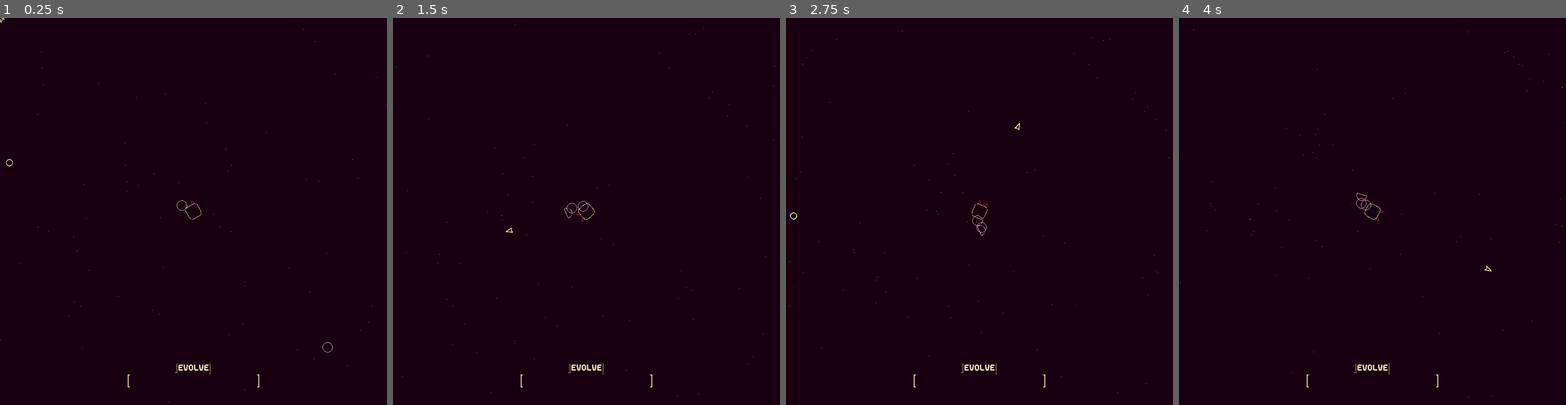
Above: before the commit, frames 1-4 (left to right).
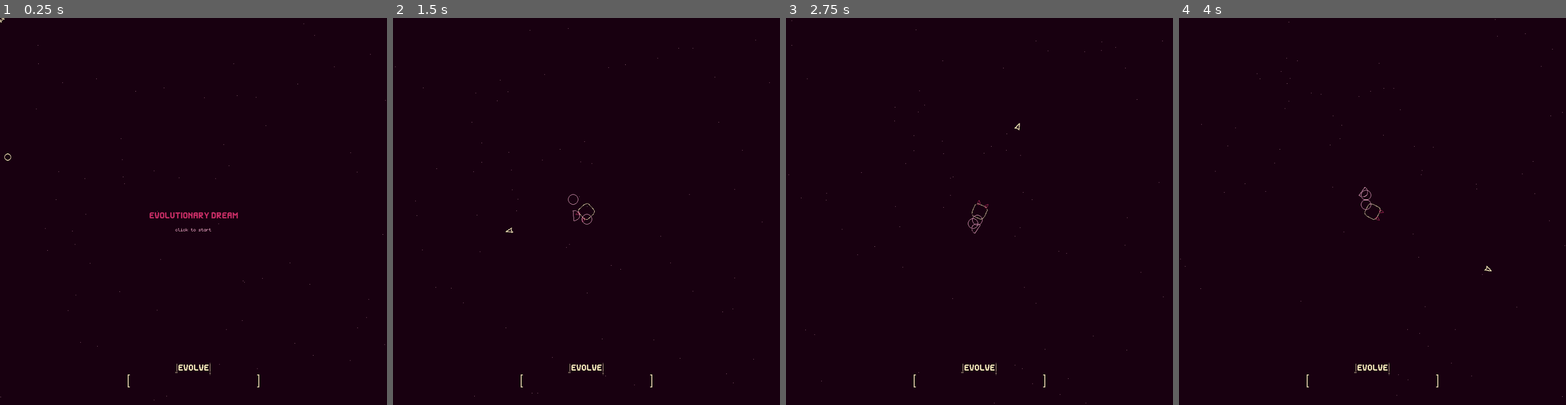
Above: after the commit, the same moments.

Repository: TitouanCh/Evolutionary-Dream-Game
Game: Godot game, scene res://scenes/flask.tscn
Same seed, same stepped clock (60 frames per second), same inputs: the game is played once before the commit and once after it. Sound files missing from this copy of the repository are replaced by a short silence.
Inputs (mouse positions are in pixels of both pictures, inside the frame that each line leads up to):
- Up to frame 1 (0.25 s): no input
- Up to frame 2 (1.5 s): tap Enter at 0.5 s; move the mouse to (671, 192) at 0.52 s; click (671, 192) at 0.6 s; move the mouse to (509, 230) at 1.27 s; click (509, 230) at 1.35 s
- Up to frame 3 (2.75 s): move the mouse to (1018, 126) at 2.02 s; click (1018, 126) at 2.1 s
- Up to frame 4 (4 s): move the mouse to (1353, 288) at 2.77 s; click (1353, 288) at 2.85 s; move the mouse to (1488, 269) at 3.52 s; click (1488, 269) at 3.6 s

The runs differ from the first frame. In frame 1, 0.4% of the frame differs, in the area x 0-100%, y 1-100%; in frame 2, 0.1%; in frame 3, 0.1%; in frame 4, 0.1%.

Commit message:
final gamejam commit

Diff:
--- /dev/null
+++ b/scenes/audioManager.tscn
@@ -0,0 +1,17 @@
+[gd_scene load_steps=3 format=2]
+
+[ext_resource path="res://scripts/audioManager.gd" type="Script" id=1]
+[ext_resource path="res://music/gogo.wav" type="AudioStream" id=2]
+
+[node name="audioManager" type="Node2D"]
+script = ExtResource( 1 )
+
+[node name="music" type="AudioStreamPlayer" parent="."]
+stream = ExtResource( 2 )
+volume_db = -2.0
+autoplay = true
+
+[node name="sound" type="AudioStreamPlayer" parent="."]
+volume_db = -12.0
+
+[connection signal="finished" from="music" to="." method="_on_music_finished"]
--- a/scenes/main.tscn
+++ b/scenes/main.tscn
@@ -26,8 +26,10 @@
 [ext_resource path="res://sprites/evolve_text/evolveC3.png" type="Texture" id=24]
 [ext_resource path="res://sprites/evolve_text/evolveC6.png" type="Texture" id=25]
 [ext_resource path="res://sprites/evolve_text/evolveC5.png" type="Texture" id=26]
-[ext_resource path="res://fonts/cell_font.ttf" type="DynamicFontData" id=27]
+[ext_resource path="res://scenes/audioManager.tscn" type="PackedScene" id=27]
 [ext_resource path="res://scenes/DNAmenu.tscn" type="PackedScene" id=28]
+[ext_resource path="res://etc/theme.tres" type="Theme" id=29]
+[ext_resource path="res://etc/monotheme.tres" type="Theme" id=30]
 
 [sub_resource type="SpriteFrames" id=2]
 animations = [ {
@@ -46,16 +48,6 @@
 "name": "regular",
 "speed": 5.0
 } ]
-
-[sub_resource type="RectangleShape2D" id=1]
-extents = Vector2( 1500, 10 )
-
-[sub_resource type="DynamicFont" id=3]
-extra_spacing_top = 20
-font_data = ExtResource( 27 )
-
-[sub_resource type="Theme" id=4]
-default_font = SubResource( 3 )
 
 [node name="main" type="Node2D"]
 
@@ -77,6 +69,27 @@
 [node name="player" parent="." instance=ExtResource( 1 )]
 position = Vector2( 3000, 3000 )
 
+[node name="title" type="RichTextLabel" parent="player"]
+modulate = Color( 0.776471, 0.180392, 0.396078, 1 )
+margin_left = -400.0
+margin_right = 400.0
+margin_bottom = 800.0
+theme = ExtResource( 29 )
+bbcode_enabled = true
+bbcode_text = "[center]evolutionary dream[/center]"
+text = "evolutionary dream"
+
+[node name="description" type="RichTextLabel" parent="player"]
+modulate = Color( 0.976471, 0.701961, 0.819608, 1 )
+margin_left = -400.0
+margin_top = 35.0
+margin_right = 400.0
+margin_bottom = 835.0
+theme = ExtResource( 30 )
+bbcode_enabled = true
+bbcode_text = "[center]click to start[/center]"
+text = "click to start"
+
 [node name="levelManager" parent="." instance=ExtResource( 2 )]
 
 [node name="biome" parent="." instance=ExtResource( 3 )]
@@ -87,24 +100,18 @@
 [node name="sprite" type="Sprite" parent="cursor"]
 texture = ExtResource( 4 )
 
-[node name="wall_test" type="StaticBody2D" parent="."]
-position = Vector2( 1500, -10 )
-
-[node name="collision_shape" type="CollisionShape2D" parent="wall_test"]
-shape = SubResource( 1 )
-
-[node name="RichTextLabel" type="RichTextLabel" parent="."]
-margin_right = 166.0
-margin_bottom = 40.0
-theme = SubResource( 4 )
-bbcode_text = "check"
-text = "check"
-__meta__ = {
-"_edit_use_anchors_": false
-}
-
 [node name="DNAmenu" parent="." instance=ExtResource( 28 )]
 visible = false
+
+[node name="background" type="Node2D" parent="."]
+z_index = -1
+
+[node name="rect" type="ColorRect" parent="background"]
+margin_right = 16384.0
+margin_bottom = 16384.0
+mouse_filter = 2
+
+[node name="audioManager" parent="." instance=ExtResource( 27 )]
 
 [connection signal="animation_finished" from="evolve_text" to="evolve_text" method="_on_evolve_text_animation_finished"]
 [connection signal="mouse_entered" from="evolve_text/evolve_button" to="evolve_text" method="_on_evolve_button_mouse_entered"]
--- /dev/null
+++ b/scripts/audioManager.gd
@@ -0,0 +1,17 @@
+extends Node2D
+
+var eat = preload("res://sounds/eat.wav")
+var knock = preload("res://sounds/knock.wav")
+
+func play_knock():
+	$sound.stream = knock
+	$sound.pitch_scale = randf()/2 + 0.75
+	$sound.play()
+
+func play_eat():
+	$sound.stream = eat
+	$sound.pitch_scale = randf()/2 + 0.75
+	$sound.play()
+
+func _on_music_finished():
+	$music.play()
--- a/scripts/biomeManager.gd
+++ b/scripts/biomeManager.gd
@@ -7,11 +7,12 @@
 onready var player = get_parent().get_node("player")
 onready var levelManager = get_parent().get_node("levelManager")
 onready var cursor = get_parent().get_node("cursor")
+onready var background = get_parent().get_node("background")
 
 var colors = false
 
 func set_background_color(p):
-	VisualServer.set_default_clear_color(p[0])
+	background.modulate = p[0]
 
 func establish_palette():
 	OrganismUtilities.recolor(player, current_palette, player.body_sprite, player.neutral_sprites, player.tail, player.fangs)
--- a/scripts/evolve_text.gd
+++ b/scripts/evolve_text.gd
@@ -46,5 +46,5 @@
 		cursor.change_cursor(1)
 
 func _on_evolve_button_pressed():
-	if true: #self.animation == "complete" or self.animation == "transition":
+	if self.animation == "complete" or self.animation == "transition":
 		DNAmenu.choose_upgrade()
--- a/scripts/levelManager.gd
+++ b/scripts/levelManager.gd
@@ -1,6 +1,7 @@
 extends Node2D
 
 onready var player = get_parent().get_node("player")
+onready var soundmanager = get_parent().get_node("audioManager")
 
 var once = false
 
@@ -22,6 +23,9 @@
 var npcInstances = [0]
 var npcScene = preload("res://scenes/npc.tscn")
 
+var border_sprites = []
+var border_texture = preload("res://sprites/32Border.png")
+
 var currents = []
 var currents_resolution = 64
 var current_force = 40
@@ -37,6 +41,7 @@
 	setup_food_sprites(64, foodText)
 	setup_debris_sprites(128, debrisText)
 	setup_explosion_systems(8)
+	setup_border_sprites(58)
 	setup_npcs(8)
 
 	spawn_food_randomly(600, food, Vector2(0, 16384), Vector2(0, 16384))
@@ -47,13 +52,18 @@
 
 func progress(n):
 	depth += n
-	if depth == 1:
+	current_force += 5
+	if depth % 6 == 1:
 		spawn_npcs_randomly(100, npc, Vector2(0, 16384), Vector2(0, 16384), "agccgtt")
 		spawn_npcs_randomly(10, npc, Vector2(0, 16384), Vector2(0, 16384), "atgcatgctccaaatt")
-	if depth == 3:
+	if depth % 6 == 3:
 		spawn_food_randomly(600, food, Vector2(0, 16384), Vector2(0, 16384))
-	if depth == 4:
+	if depth % 6 == 4:
 		spawn_npcs_randomly(60, npc, Vector2(0, 16384), Vector2(0, 16384), "atgcatgctccaaatt")
+	if depth % 12 == 11:
+		spawn_npcs_randomly(20, npc, Vector2(0, 16384), Vector2(0, 16384), "atgcatgctccaaattgcggggcgttttcc")
+	if depth % 6 == 5:
+		spawn_npcs_randomly(1, npc, Vector2(0, 16384), Vector2(0, 16384), "atgcatgctccaaatttatatttcctcctcctcctcctccgcggggcgtttgcatgg")
 
 func _process(delta):
 	if !Global.paused:
@@ -63,6 +73,7 @@
 		handle_food(delta, food)
 		handle_npc(delta, npc, food)
 		handle_debris(delta, debris)
+		handle_border(border_sprites)
 
 		player.linear_velocity += get_current(currents, currents_resolution, player.position) * current_force * delta
 		update()
@@ -99,6 +110,15 @@
 		npcInstances.append(a)
 		a.set_active(false)
 		OrganismUtilities.recolor(a, palette, a.body_sprite, a.neutral_sprites, a.tail, a.fangs)
+
+func setup_border_sprites(n):
+	for i in range(n):
+		var a = Sprite.new()
+		self.add_child(a)
+		border_sprites.append(a)
+		a.modulate = palette[0]
+		a.texture = border_texture
+		a.z_index = -1
 
 func handle_food(d, f):
 	var idx_remove_list = []
@@ -124,6 +144,7 @@
 					if foodSprites[j].position == f[i]:
 						foodSprites[j].visible = false
 				idx_remove_list.append(i)
+				soundmanager.play_eat()
 				entity.belly += 1
 				entity.fang_speed += 40
 				explosionSystems[0] += 1
@@ -150,6 +171,43 @@
 				debrisSprites[0] = 0
 		else:
 			f[i] = Vector2(randf() * 4000 - 2000 + player.position.x, randf() * 4000 - 2000 + player.position.y)
+
+func handle_border(f):
+	if player.position.x < 900:
+		for i in range(0, 29):
+			border_sprites[i].position = Vector2(-16, player.position.y - 450 + i * 32)
+
+			if border_sprites[i].position.y < -16 or border_sprites[i].position.y > 16384 + 16:
+					border_sprites[i].visible = false
+			else:
+				border_sprites[i].visible = true
+
+	if player.position.x > 16384 - 900:
+		for i in range(0, 29):
+			border_sprites[i].position = Vector2(16384 + 16, player.position.y - 450 + i * 32)
+
+			if border_sprites[i].position.y < -16 or border_sprites[i].position.y > 16384 + 16:
+					border_sprites[i].visible = false
+			else:
+				border_sprites[i].visible = true
+
+	if player.position.y < 900:
+		for i in range(29, 58):
+			border_sprites[i].position = Vector2(player.position.x - 450 + (i - 29) * 32, -16)
+
+			if border_sprites[i].position.x < -16 or border_sprites[i].position.x > 16384 + 16:
+				border_sprites[i].visible = false
+			else:
+				border_sprites[i].visible = true
+
+	if player.position.y > 16384 - 900:
+		for i in range(29, 58):
+			border_sprites[i].position = Vector2(player.position.x - 450 + (i - 29) * 32, 16384 + 16)
+
+			if border_sprites[i].position.x < -16 or border_sprites[i].position.x > 16384 + 16:
+				border_sprites[i].visible = false
+			else:
+				border_sprites[i].visible = true
 
 func spawn_food_randomly(n, f, xbor, ybor):
 	for i in range(n):
@@ -229,6 +287,9 @@
 		explosionSystems[i].modulate = p[2]
 	for i in range(1, len(npcInstances)):
 		OrganismUtilities.recolor(npcInstances[i], p, npcInstances[i].body_sprite, npcInstances[i].neutral_sprites, npcInstances[i].tail, npcInstances[i].fangs)
+	for i in range(1, len(border_sprites)):
+		border_sprites[i].modulate = p[0]
+
 
 func make_currents(size = 10):
 	var currents_table = []
@@ -257,22 +318,26 @@
 	return currents_table
 
 func get_current(c, r, pos):
-	var a2 = int(pos.x) % r + (pos.x - int(pos.x))
-	var a1 = r - a2
-#
-#	var x = c[floor(pos.x/r)].x * a1 + c[ceil(pos.x/r)].x * a2
-
-	var b2 = int(pos.y) % r + (pos.y - int(pos.y))
-	var b1 = r - b2
-
-#	var y = c[floor(pos.y/r)].y * b1 + c[ceil(pos.y/r)].y * b2
-
-	var v1 = c[floor(pos.y/r)][floor(pos.x/r)] * (b1 + a1)
-	var v2 = c[ceil(pos.y/r)][floor(pos.x/r)] * (b2 + a1)
-	var v3 = c[floor(pos.y/r)][ceil(pos.x/r)] * (b1 + a2)
-	var v4 = c[ceil(pos.y/r)][ceil(pos.x/r)] * (b2 + a2)
-
-	return (v1 + v2 + v3 + v4) / (b1 + b1 + b2 + b2 + a1 + a1 + a2 + a2)
+	if pos.x < 16384 and pos.x > 0 and pos.y < 16384 and pos.y > 0:
+		var a2 = int(pos.x) % r + (pos.x - int(pos.x))
+		var a1 = r - a2
+	#
+	#	var x = c[floor(pos.x/r)].x * a1 + c[ceil(pos.x/r)].x * a2
+
+		var b2 = int(pos.y) % r + (pos.y - int(pos.y))
+		var b1 = r - b2
+
+	#	var y = c[floor(pos.y/r)].y * b1 + c[ceil(pos.y/r)].y * b2
+
+		var v1 = c[floor(pos.y/r)][floor(pos.x/r)] * (b1 + a1)
+		var v2 = c[ceil(pos.y/r)][floor(pos.x/r)] * (b2 + a1)
+		var v3 = c[floor(pos.y/r)][ceil(pos.x/r)] * (b1 + a2)
+		var v4 = c[ceil(pos.y/r)][ceil(pos.x/r)] * (b2 + a2)
+
+		return (v1 + v2 + v3 + v4) / (b1 + b1 + b2 + b2 + a1 + a1 + a2 + a2)
+
+	else:
+		return Vector2.ZERO
 
 func draw_currents(c, r):
 	for y in range(len(currents)):
--- a/scripts/npc.gd
+++ b/scripts/npc.gd
@@ -3,6 +3,9 @@
 var target = Vector2.ZERO
 
 onready var levelManager = get_parent()
+
+func _ready():
+	soundmanager = get_parent().get_parent().get_node("audioManager")
 
 func _once():
 	make_from_genome(DNA)
--- a/scripts/organism.gd
+++ b/scripts/organism.gd
@@ -14,6 +14,8 @@
 var set_health = health
 var armor = 0
 var attack = 10
+
+var soundmanager
 
 var belly = 0
 
@@ -93,6 +95,7 @@
 		health = 0
 
 func knock(from, force):
+	soundmanager.play_knock()
 	linear_velocity += (self.position - from) * force
 
 func make_from_genome(dna):
@@ -102,6 +105,12 @@
 	for i in range(OrganismUtilities.count_gene(dna, "tcc")):
 		OrganismUtilities.create_tail_obj(self, tail, load("res://sprites/24Circle.png"), 0)
 		accel += 1
+
+	# Armored tail gene : cct
+	for i in range(OrganismUtilities.count_gene(dna, "cct")):
+		OrganismUtilities.create_tail_obj(self, tail, load("res://sprites/24Square.png"), 2)
+		armor += 5
+		accel += 0.1
 
 	# Teeth I : atgca
 	if OrganismUtilities.read_gene(dna, "atgca"):
--- a/scripts/organismUtilities.gd
+++ b/scripts/organismUtilities.gd
@@ -88,6 +88,8 @@
 		# Rotation ---
 		if tail_list[i][1][1] == 1:
 			tail_list[i][0].rotation = lerp_angle(tail_list[i][0].rotation, tail_list[i][1][0].angle(), delta * this.turnAccel)
+		if tail_list[i][1][1] == 2:
+			tail_list[i][0].rotation = lerp_angle(tail_list[i][0].rotation, this.fang_Ttime, delta * this.turnAccel * 5)
 
 static func handle_whiskers(this, whisker_list, whisker_force, delta):
 	for i in range(len(whisker_list)):
--- a/scripts/playerV2.gd
+++ b/scripts/playerV2.gd
@@ -1,33 +1,47 @@
 extends Organism
+
+var on = false
 
 func _ready():
 	type = 'player'
 	DNA = "atgcatgc"
+	soundmanager = get_parent().get_node("audioManager")
 
 func _once():
 	make_from_genome(DNA)
 
 func _process(delta):
-	if !Global.paused:
-		if !once:
-			_once()
-			once = true
-		update()
+	if Input.is_action_just_pressed("left_click") and !on:
+		on = true
+		$title.queue_free()
+		$description.queue_free()
 
-		scaleInfo = OrganismUtilities.handle_scaling(self, scaleInfo, body_sprite, tail, delta)
+	if on:
+		if !Global.paused:
+			if !once:
+				_once()
+				once = true
+			update()
+
+			scaleInfo = OrganismUtilities.handle_scaling(self, scaleInfo, body_sprite, tail, delta)
+
+	if set_health < 1:
+		get_tree().reload_current_scene()
 
 func _physics_process(delta):
-	if !Global.paused:
-		var mousePosition = get_global_mouse_position() - self.global_position
+	if on:
+		if !Global.paused:
+			var mousePosition = get_global_mouse_position() - self.global_position
 
-		linear_velocity = OrganismUtilities.move_toward_target(self, mousePosition, linear_velocity, accel, turnAccel, friction, delta)
-		OrganismUtilities.handle_tail(self, tail, linear_velocity, 0.13, 8, 0.85, Ttime, delta)
-		OrganismUtilities.handle_whiskers(self, whiskers, 20, delta)
-		fang_speed = OrganismUtilities.handle_fangs(self, fangs, fang_speed, base_fang_speed, fang_Ttime, delta)
-		set_health = OrganismUtilities.handle_health(self, set_health, health, delta)
+			linear_velocity = OrganismUtilities.move_toward_target(self, mousePosition, linear_velocity, accel, turnAccel, friction, delta)
+			OrganismUtilities.handle_tail(self, tail, linear_velocity, 0.13, 8, 0.85, Ttime, delta)
+			OrganismUtilities.handle_whiskers(self, whiskers, 20, delta)
+			fang_speed = OrganismUtilities.handle_fangs(self, fangs, fang_speed, base_fang_speed, fang_Ttime, delta)
+			set_health = OrganismUtilities.handle_health(self, set_health, health, delta)
 
-		Ttime += delta
-		fang_Ttime += delta * fang_speed
+			Ttime += delta
+			fang_Ttime += delta * fang_speed
+	else: position.x += 32 * delta
 
 func _draw():
 	OrganismUtilities.draw_all(self, whiskers, set_health, health)
--- a/scripts/upgradeEther.gd
+++ b/scripts/upgradeEther.gd
@@ -6,7 +6,8 @@
 "whiskers  i",
 "whiskers  ii",
 "whiskers  iii",
-"stronger tail"
+"stronger tail",
+"armored tail"
 ]
 
 var upgrade_description = [
@@ -15,7 +16,8 @@
 	"+ agility",
 	"+ agility",
 	"+ agility",
-	"+ movement"
+	"+ movement",
+	"+ armor"
 ]
 
 var upgrade_dna = [
@@ -24,7 +26,8 @@
 	"gcggg",
 	"gcgttt",
 	"gcatgg",
-	"tcc"
+	"tcc",
+	"cct"
 ]
 
 var upgrade_meta = [
@@ -33,6 +36,7 @@
 	["upgradable"],
 	["upgradable", "locked"],
 	["locked"],
+	["repeatable"],
 	["repeatable"]
 ]
 
Binary file added: art/cover.png
Not shown, added: art/cover.png.import
Not shown, added: export/index.apple-touch-icon.png.import
Not shown, added: export/index.icon.png.import
Not shown, added: export/index.png.import
Not shown, added: music/gogo.wav.import
Not shown: 1 places in scenes/main.tscn that only renumber resources
Not shown, added: sounds/eat.wav.import
Not shown, added: sounds/knock.wav.import
Not shown, added: sprites/24Square.png.import
Binary file added: sprites/32Border.png
Not shown, added: sprites/32Border.png.import
(and 8 more such lines)
